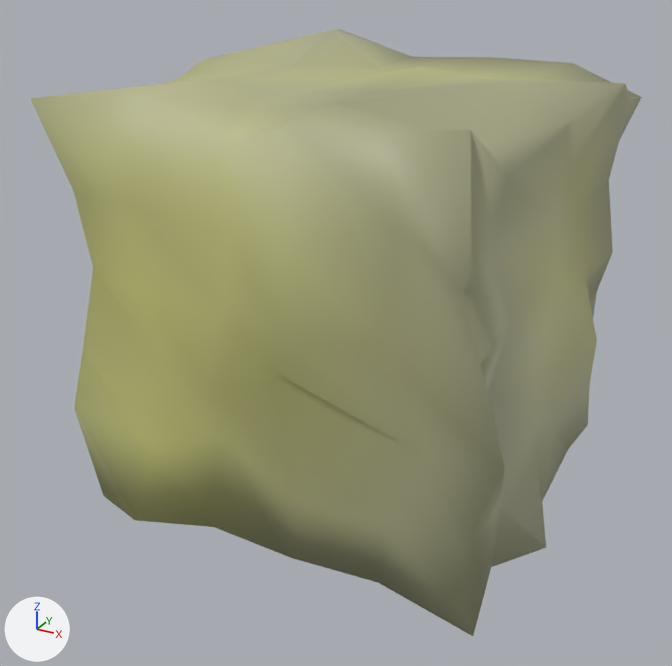
The glTF model dist/Model/carbon-chondrite.glb: old version first, new version second.
One viewpoint serves both versions: a camera (50 mm lens) standing at (1.119, -2.191, 0.929) and looking at (-0.039, -0.085, -0.124). Lighting does not change. The marker at lower left points along +X, +Y and +Z. Where no turn or scale is listed for an object, it has been applied to the vertices. Vertices at the same position are counted once.

The older version as bpy lines, for what is in view:
```python
me_cube_006 = bpy.data.meshes.new('Cube.006')
me_cube_006.from_pydata(...)  # 152 vertices, 300 faces; spans x -0.627..0.639, y -0.628..0.631, z -0.642..0.643
me_cube_006.materials.append(mat_true_white)
ob_carbon_chondrite = bpy.data.objects.new('carbon-chondrite', me_cube_006)
ob_carbon_chondrite.location = (0.0, 0.0, 0.0)
```
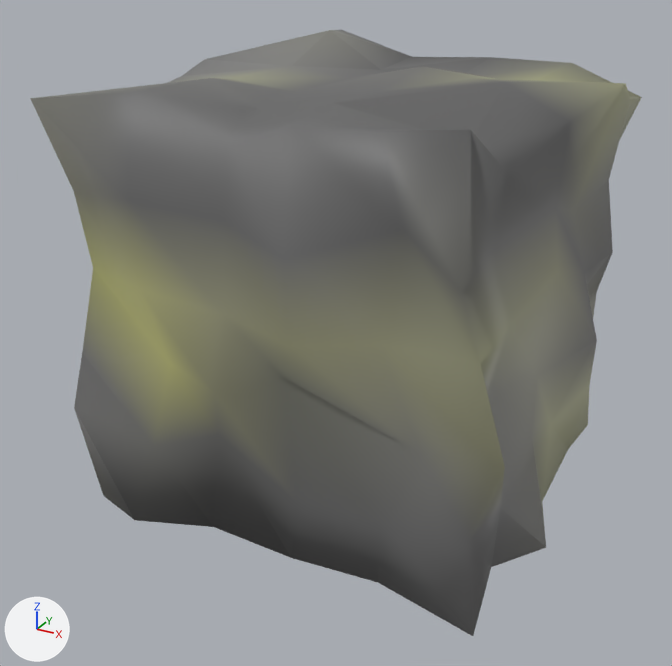
Boxes (x1, y1, x2, y2) around the edits, measured in the pictures (672 x 666 px):
part 1 of me_cube_006, recoloured
    both: (31, 30, 626, 636)
part 2 of me_cube_006, recoloured (beige to grey)
    both: (30, 30, 613, 636)
part 3 of me_cube_006, recoloured
    both: (74, 63, 642, 501)

Diff of the bpy script that builds the scene:
```diff
--- a/dist/Model/carbon-chondrite.glb.py
+++ b/dist/Model/carbon-chondrite.glb.py
@@ me_cube_006 @@
 me_cube_006.from_pydata(...)  # 152 vertices, 300 faces; spans x -0.627..0.639, y -0.628..0.631, z -0.642..0.643
 # used by ob_carbon_chondrite; location = (0.0, 0.0, 0.0)
+# me_cube_006 part 1: 167 faces centred in x -0.582..0.598, y -0.591..0.597, z -0.615..0.605 are repainted in the vertex colours; the middle colour goes from beige #b7b884 to grey #7f7f7e
+# me_cube_006 part 2: 70 faces centred in x -0.427..0.58, y -0.579..0.582, z -0.574..0.584 are repainted in the vertex colours; the middle colour goes from beige #b3b488 to dark grey #676767
+# me_cube_006 part 3: 63 faces centred in x -0.572..0.6, y -0.581..0.593, z -0.576..0.559 are repainted in the vertex colours; the middle colour goes from beige #b4b587 to beige #a4a582
 me_cube_006.materials.append(mat_true_white)
```
